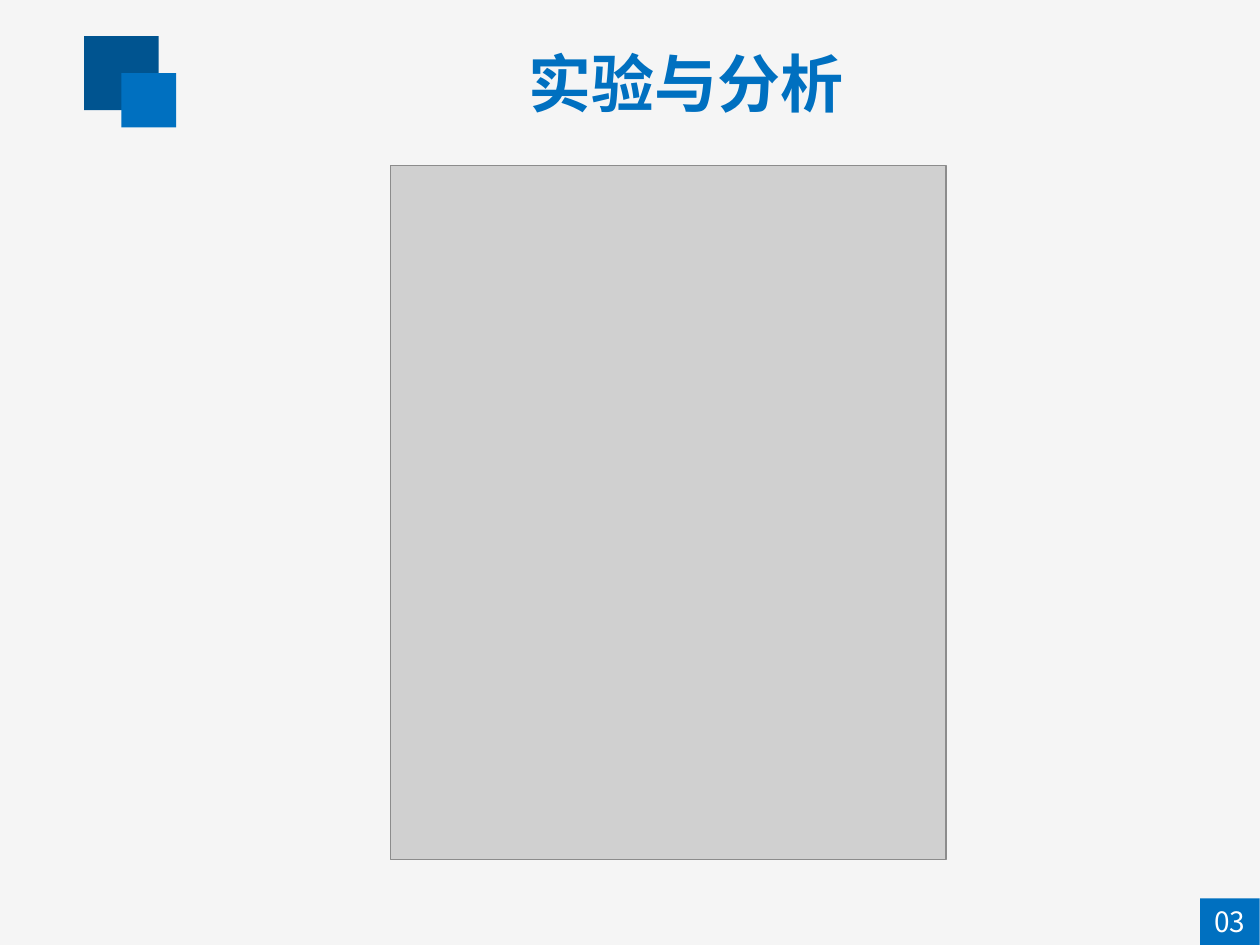
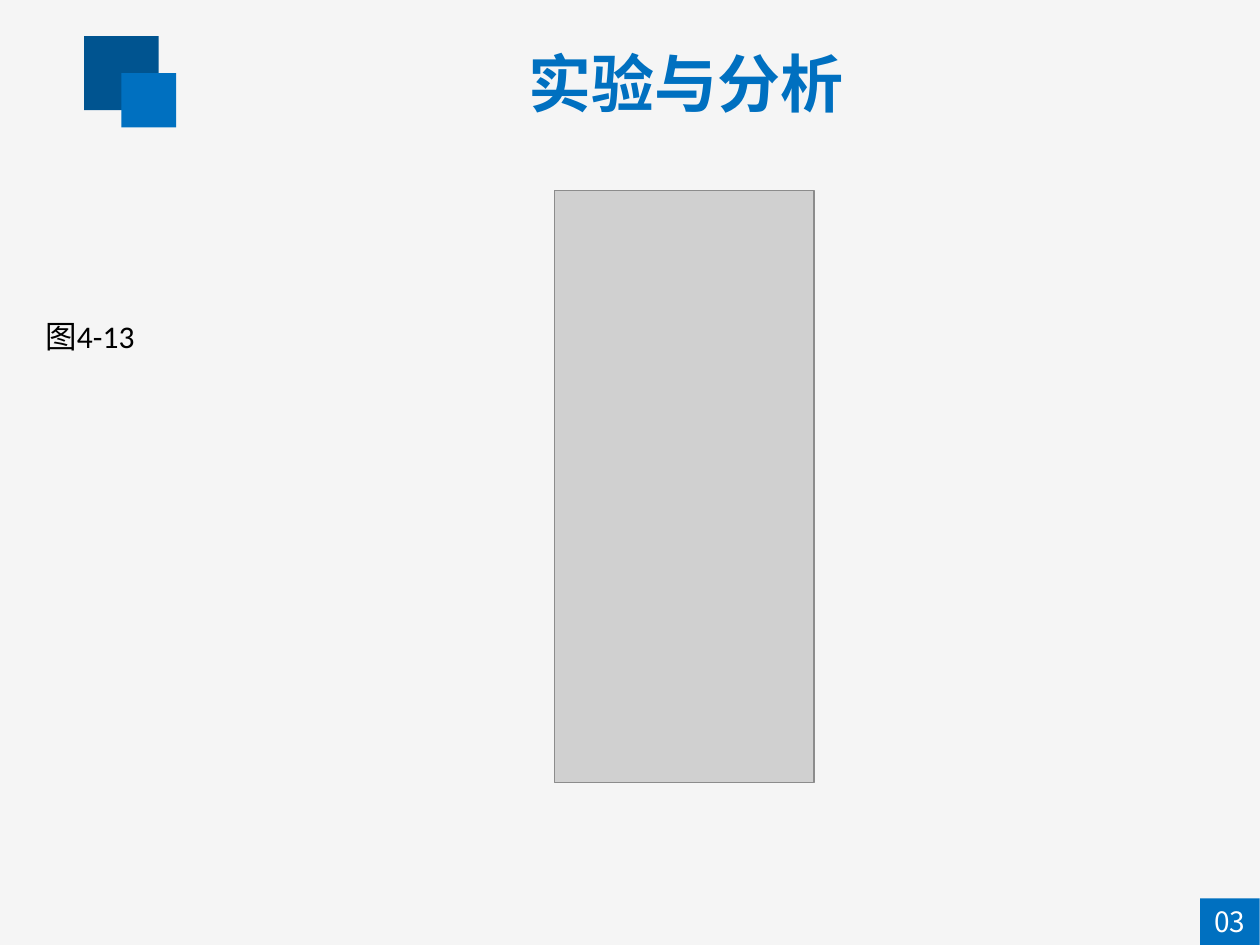
Before and after one commit to ZHuiLBo/PaperBK, a slide deck: slide 37 of 赵惠答辩（删）.pptx. Drawn at 1260x945 pixels with LibreOffice and Linux fonts; fonts in the diff are those of the drawing; grey boxes stand for pictures. Boxes give left, top, right and bottom in pixels: in the first picture for what was removed or moved away, otherwise in the second. Text is boxed around its words. In the diff, an @@ line names an element or a change of style, - is before the commit and + after.

```diff
--- a/赵惠答辩（删）.pptx
+++ b/赵惠答辩（删）.pptx
@@ picture removed at (391, 165, 946, 859) @@
@@ picture added at (554, 190, 814, 782) @@
@@ text added at (45, 323, 134, 351), 18 pt, text #000000 @@
+图4-13
```
Also in this commit, not shown: 1 other file.
